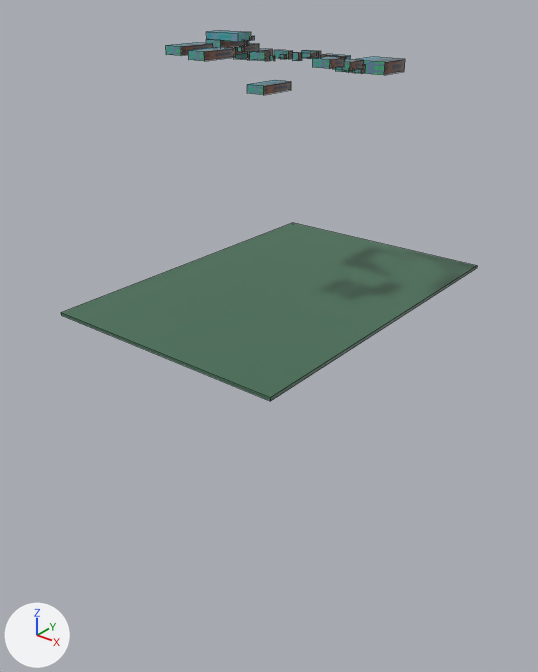
A saved change to the OBJ model DirectXGame/Resources/stage3/stage3.obj.
Both versions are drawn from a camera (50 mm lens) standing at (299.0, -392.0, 30.0) and looking at (0.0, -17.0, -203.0). The lights are fixed; the arrows at lower left show +X, +Y and +Z. The picture after the commit comes second. Mesh edges are drawn as thin lines. Where no turn or scale is listed for an object, it has been applied to the vertices.

The older version as bpy lines, for what is in view:
```python
me_立方体_002 = bpy.data.meshes.new('立方体.002')
me_立方体_002.from_pydata(...)  # 208 vertices, 156 faces; spans x -88.0..88.0, y -127.0..127.0, z -173.0..-3.0
# faces by material slot: [138, 18]
me_立方体_002.materials.append(mat_material)  # picture img_tex_png
me_立方体_002.materials.append(mat_material_001)  # picture img_tex_png
ob_立方体_002 = bpy.data.objects.new('立方体.002', me_立方体_002)
ob_立方体_002.location = (0.0, 0.0, 0.0)
```
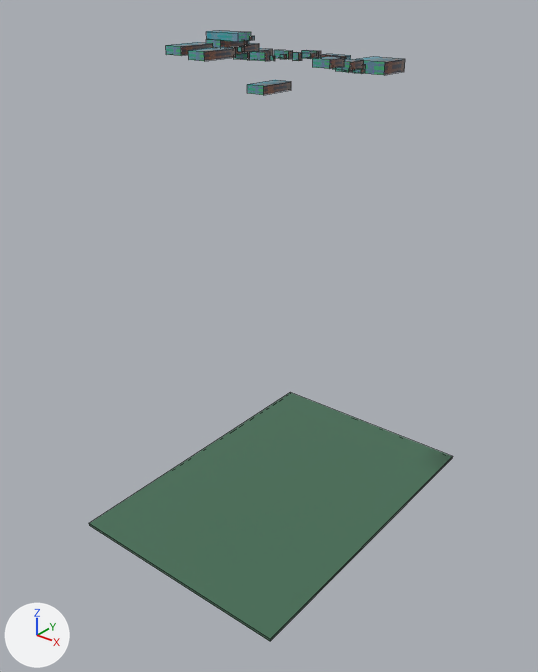
Location of each change, (x1, y1, x2, y2) in pixels of the pictures (538 x 672 px; the box of a moved part takes in the faces that stretch with it):
'立方体.002', reshaped (12% narrower, 65% taller)
    before: (61, 30, 477, 401)
    after: (89, 30, 453, 641)
part 1 of me_立方体_002, moved or reshaped
    before: (61, 223, 477, 401)
    after: (89, 392, 453, 641)

What changed in the scene script:
```text
Change me_立方体_002:
    used by ob_立方体_002; location = (0.0, 0.0, 0.0)
    remove me_立方体_002.from_pydata(...)  # 208 vertices, 156 faces; spans x -88.0..88.0, y -127.0..127.0, z -173.0..-3.0
    add me_立方体_002.from_pydata(...)  # 208 vertices, 156 faces; spans x -88.0..88.0, y -127.0..127.0, z -348.0..-3.0
    me_立方体_002 part 1: the loose piece of 8 vertices spanning x -88.0..88.0, y -127.0..127.0, z -173.0..-171.0 is moved by (0.0, 0.0, -175.0)
```
